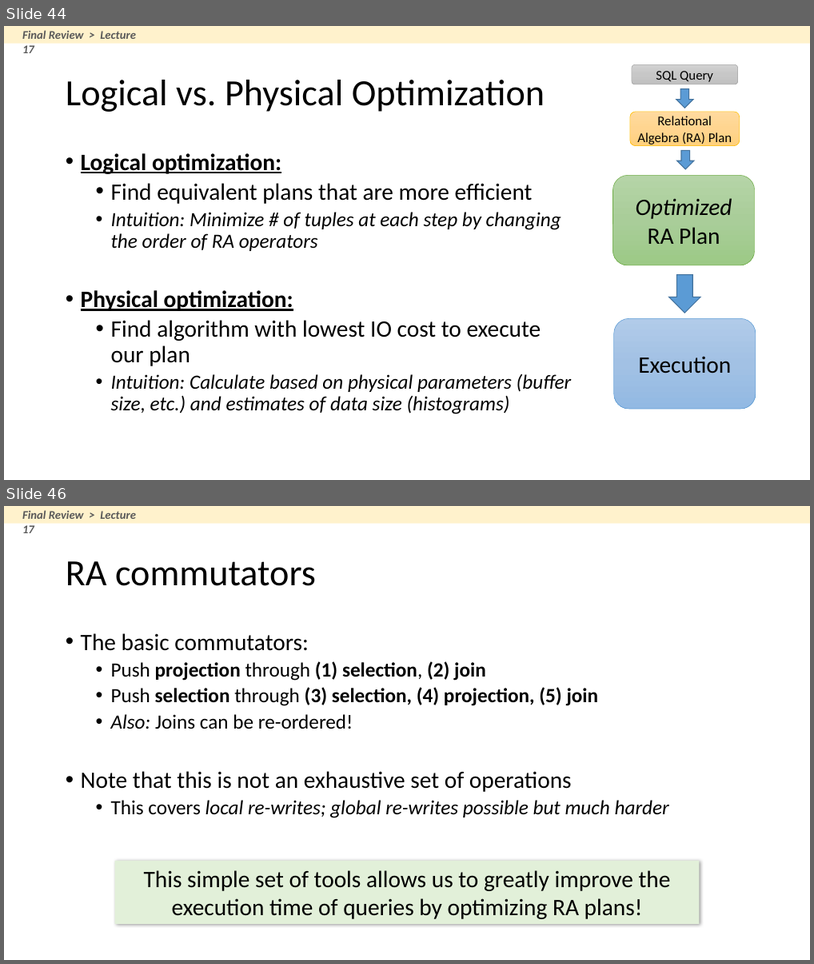
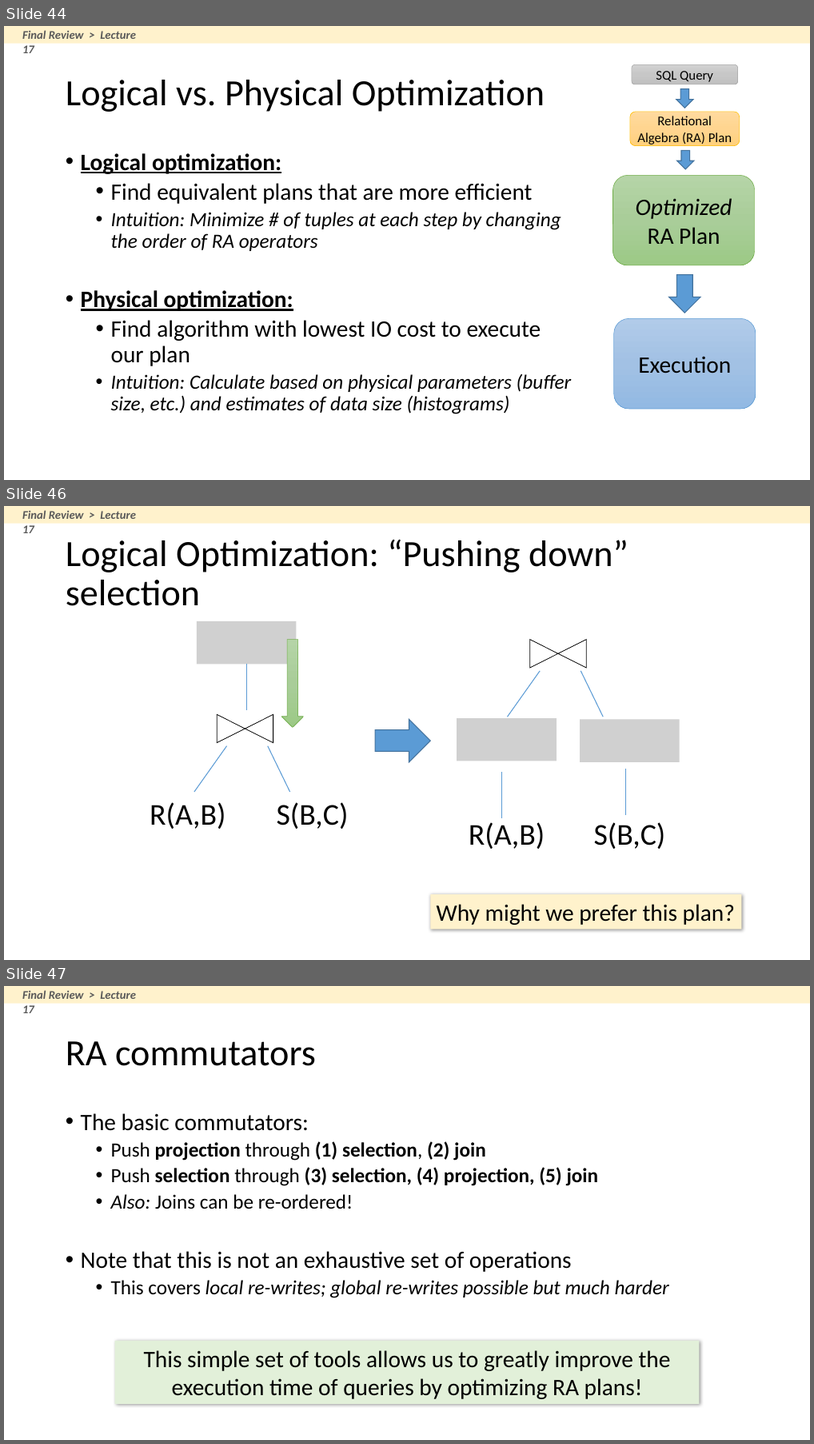
Before and after one commit to XIEQ/cs145-notebooks, a slide deck: final/final_review.pptx. Shown one above the other, each under a label of ours: slides 44 and 46 before the commit, slides 44, 46 and 47 after it; the slides between them are not shown. The pictures are 814x964 and 814x1444 pixels, drawn with LibreOffice and Linux fonts; fonts in the diff are those of the drawing; grey boxes stand for pictures. Boxes give left, top, right and bottom in pixels: in the first picture for what was removed or moved away, otherwise in the second. Text is boxed around its words. In the diff, an @@ line names an element or a change of style, - is before the commit and + after.

Commit message:
Edits to final review / B+ Trees stuff

```diff
--- a/final/final_review.pptx
+++ b/final/final_review.pptx
@@ slide 46 added at (4,506,810,960), background #FFFFFF @@
@@ rectangle added at (4,506,810,524), fill #FFF2CC @@
@@ text added at (22,510,136,533), 14 pt, text #595959, bold, italic @@
+Final Review > Lecture 17
@@ title added at (66,540,629,606), 44 pt, text #000000 @@
+Logical Optimization: “Pushing down” selection
@@ picture added at (197,621,297,664) @@
@@ down arrow added at (282,639,303,727), fill gradient #B5D5A7 to #AACE9A to #9CC987, outline #70AD47 0.5 pt @@
@@ line added from (246, 710) to (246, 664), #5B9BD5 1 pt @@
@@ flow chart collate added at (217,714,274,743), outline #000000 0.75 pt @@
@@ right arrow added at (375,719,430,762), fill #5B9BD5, outline #43739E 1 pt @@
@@ line added from (194, 792) to (227, 745), #5B9BD5 1 pt @@
@@ line added from (290, 792) to (268, 745), #5B9BD5 1 pt @@
@@ group added at (457,639,680,848): 4 lines, 2 pictures, 2 texts, 1 flow chart collate @@
+R(A,B)
+S(B,C)
@@ text added at (150,802,226,828), 36 pt, text #000000 @@
+R(A,B)
@@ text added at (277,802,349,828), 36 pt, text #000000 @@
+S(B,C)
@@ rectangle added at (430,894,742,929), fill #FFF2CC, 28 pt, text #000000 @@
+Why might we prefer this plan?
@@ what was slide 46 is now slide 47 @@
```
Also in this commit, not shown: 11 slides changed, 3 other files.
